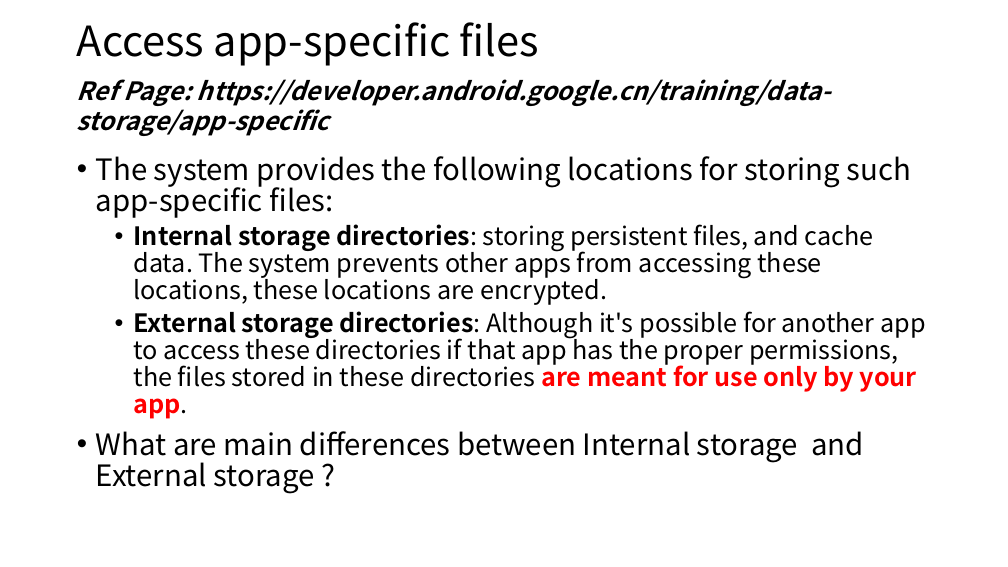
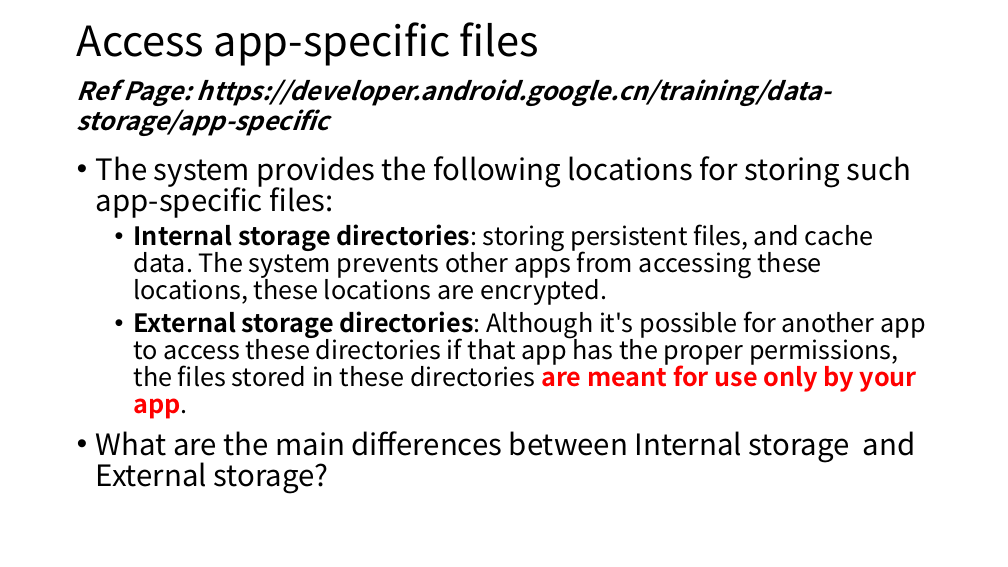
Before and after one commit to tanglw2020/android-class, a slide deck: slide 5 of Android data & files.pptx. Drawn at 1008x567 pixels with LibreOffice and Linux fonts; fonts in the diff are those of the drawing. Boxes give left, top, right and bottom in pixels: in the first picture for what was removed or moved away, otherwise in the second. Text is boxed around its words. In the diff, an @@ line names an element or a change of style, - is before the commit and + after.

```diff
--- a/Android data & files.pptx
+++ b/Android data & files.pptx
@@ text at bbox=[96, 431, 916, 494]: text changed @@
-• What are main differences between Internal storage and External storage ?
+• What are the main differences between Internal storage and External storage?
```
Also in this commit, not shown: 3 other slides changed, 7 slides added, 3 slides removed.
